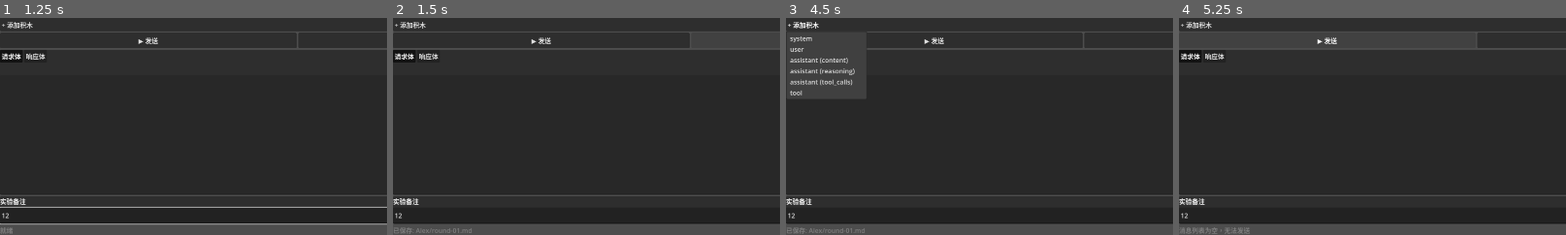
Above: before the commit, frames 1-4 (left to right).
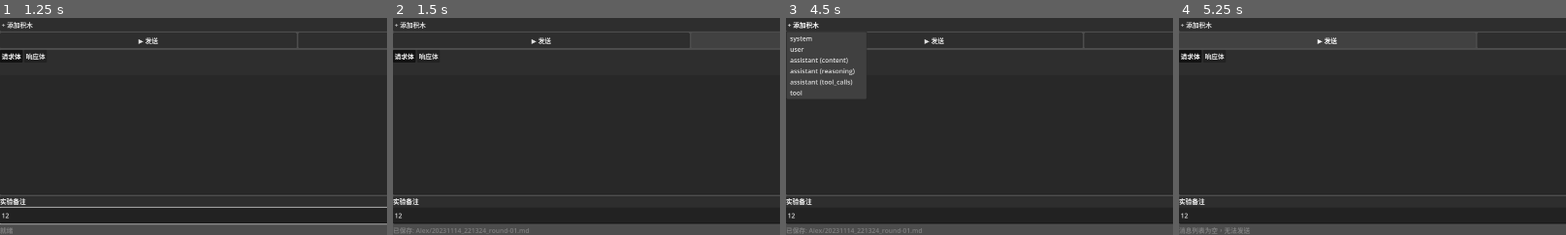
Above: after the commit, the same moments.

Repository: fkyah3/experiment-console
Game: Godot game, scene res://scenes/ExperimentPanel.tscn
Two runs of this game, one before a commit and one after it. Both use one fixed random seed, a clock stepped at 60 frames per second and the inputs below.
Inputs (mouse positions are % of the whole screen's width and height, from its top left):
- Up to frame 1 (1.25 s): click (84, 1) at 0.52 s; type "Alex" at 0.6 s; click (50, 96) at 0.75 s; type "12" at 0.83 s
- Up to frame 2 (1.5 s): click "💾 保存到文件" at 1.25 s
- Up to frame 3 (4.5 s): click "deepseek-v4-flash" at 2 s; click "官方预设" at 2.75 s; click "high" at 3.5 s; click "+ 添加积木" at 4.25 s
- Up to frame 4 (5.25 s): click "▶ 发送" at 5 s
The pictures show only the part of the screen within x 0-50%, y 50-100%; the shares and areas given below are measured in that part.

Frame 1 is identical in both runs. In frame 2, 0.2% of the frame differs, in the area x 10-36%, y 96-100%; in frame 3, 0.2%; in frame 4, nothing differs.

Commit message:
功能: 多轮文件名带时间戳（20260508_123045_round-01.md）

Diff:
--- a/scripts/ExperimentPanel.gd
+++ b/scripts/ExperimentPanel.gd
@@ -624,7 +624,9 @@
 			entry = dir.get_next()
 		dir.list_dir_end()
 
-	var fname := "round-%02d.md" % round_num
+	var now := Time.get_datetime_dict_from_system()
+	var ts := "%04d%02d%02d_%02d%02d%02d" % [now.year, now.month, now.day, now.hour, now.minute, now.second]
+	var fname := "%s_round-%02d.md" % [ts, round_num]
 	var fpath := exp_dir.path_join(fname)
 
 	var msgs_to_send := APIBuilder.build_api_messages(_model_data.messages)
@@ -637,7 +639,7 @@
 	if not ok:
 		_set_status("保存失败")
 	else:
-		_set_status("已保存: %s/round-%02d.md" % [safe_title, round_num])
+		_set_status("已保存: %s/%s" % [safe_title, fname])
 		experiment_saved.emit(fpath)
 
 
